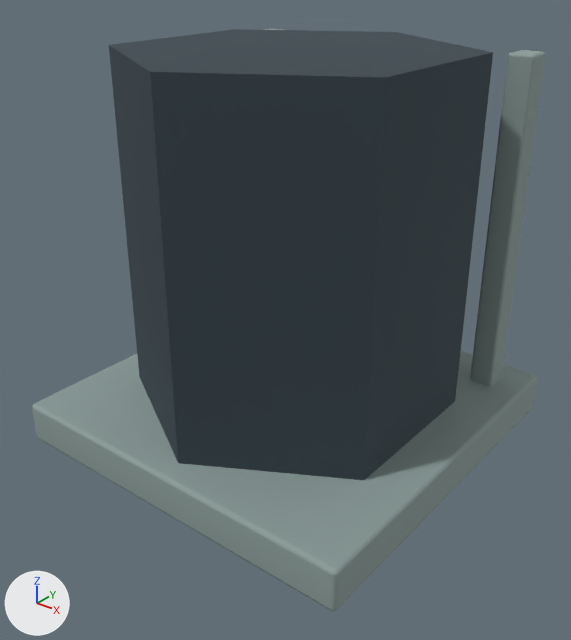
The glTF model godot/campaign/art/structures/receiver-base-0.glb: old version first, new version second.
Before and after are seen from a 50 mm lens placed at (1.137, -1.453, 1.209), pointed at (0.028, -0.067, 0.35). Every picture has the same lights, and +X, +Y and +Z are marked at lower left. The older version comes first. Where no turn or scale is listed for an object, it has been applied to the vertices. Vertices at exactly the same position are counted once.

Before the edit, the objects in view are built like this:
```python
me_cube = bpy.data.meshes.new('Cube')
me_cube.from_pydata(...)  # 168 vertices, 324 faces; spans x -0.49..0.49, y -0.49..0.49, z 0.0..0.97
me_cube.materials.append(mat_receiver_1)  # grey #91a3a0
me_cube_003 = bpy.data.meshes.new('Cube.003')
me_cube_003.from_pydata(...)  # 56 vertices, 108 faces; spans x -0.195..0.195, y 0.374..0.402, z 0.38..0.68
me_cube_003.materials.append(mat_receiver_2)  # dark blue #263c48
me_cube_004 = bpy.data.meshes.new('Cube.004')
me_cube_004.from_pydata(...)  # 56 vertices, 108 faces; spans x -0.145..0.145, y 0.398..0.416, z 0.43..0.63
me_cube_004.materials.append(mat_receiver_4)  # cyan #86b7be
me_cube_005 = bpy.data.meshes.new('Cube.005')
me_cube_005.from_pydata(...)  # 168 vertices, 324 faces; spans x -0.125..0.125, y 0.416..0.428, z 0.445..0.636
me_cube_005.materials.append(mat_receiver_3)  # orange #bf9766
me_cylinder = bpy.data.meshes.new('Cylinder')
me_cylinder.from_pydata(...)  # a 6-sided cylinder along z spanning x -0.372..0.372, y -0.43..0.43, z 0.015..0.985
me_cylinder.materials.append(mat_receiver_0)  # greyish blue #45535b
ob_receiver_0 = bpy.data.objects.new('receiver_0', me_cylinder)
ob_receiver_0.location = (0.0, 0.0, 0.0)
ob_receiver_1 = bpy.data.objects.new('receiver_1', me_cube)
ob_receiver_1.location = (0.0, 0.0, 0.0)
ob_receiver_2 = bpy.data.objects.new('receiver_2', me_cube_003)
ob_receiver_2.location = (0.0, 0.0, 0.0)
ob_receiver_3 = bpy.data.objects.new('receiver_3', me_cube_005)
ob_receiver_3.location = (0.0, 0.0, 0.0)
ob_receiver_4 = bpy.data.objects.new('receiver_4', me_cube_004)
ob_receiver_4.location = (0.0, 0.0, 0.0)
```
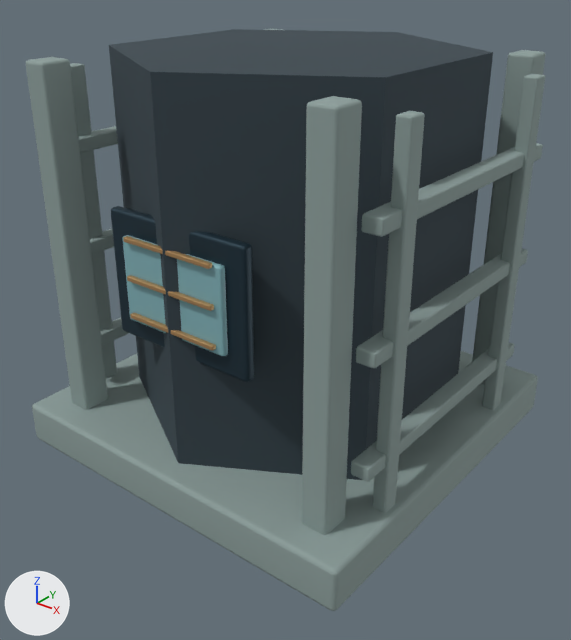
The edits, one by one:
me_cube is used by ob_receiver_1; location (0.0, 0.0, 0.0).
me_cube had 168 vertices, 324 faces and spanned x -0.49..0.49, y -0.49..0.49, z 0.0..0.97.
me_cube now has 840 vertices, 1620 faces and spans x -0.49..0.49, y -0.49..0.49, z 0.0..0.97.
me_cube part 1: the loose piece of 56 vertices spanning x -0.412..-0.347, y 0.342..0.418, z 0.03..0.97 is copied, and the copy is moved by (0.0, -0.76, 0.0); it spans x -0.412..-0.347, y -0.418..-0.343, z 0.03..0.97.
me_cube part 2: the loose piece of 56 vertices spanning x 0.347..0.412, y 0.342..0.418, z 0.03..0.97 is copied, and the copy is moved by (0.0, -0.76, 0.0); it spans x 0.347..0.412, y -0.418..-0.343, z 0.03..0.97.
me_cube part 3: 280 vertices added at x -0.47..-0.417, y -0.345..0.345, z 0.06..0.94.
me_cube part 4: 280 vertices added at x 0.417..0.47, y -0.345..0.345, z 0.06..0.94.
me_cube_003 is used by ob_receiver_2; location (0.0, 0.0, 0.0).
me_cube_003 had 56 vertices, 108 faces and spanned x -0.195..0.195, y 0.374..0.402, z 0.38..0.68.
me_cube_003 now has 112 vertices, 216 faces and spans x -0.195..0.195, y -0.402..0.402, z 0.38..0.68.
me_cube_003 part 5: the loose piece of 56 vertices spanning x -0.195..0.195, y 0.374..0.402, z 0.38..0.68 is copied, and the copy is moved by (0.0, -0.776, 0.0); it spans x -0.195..0.195, y -0.402..-0.374, z 0.38..0.68.
me_cube_004 is used by ob_receiver_4; location (0.0, 0.0, 0.0).
me_cube_004 had 56 vertices, 108 faces and spanned x -0.145..0.145, y 0.398..0.416, z 0.43..0.63.
me_cube_004 now has 112 vertices, 216 faces and spans x -0.145..0.145, y -0.416..0.416, z 0.43..0.63.
me_cube_004 part 6: the loose piece of 56 vertices spanning x -0.145..0.145, y 0.398..0.416, z 0.43..0.63 is copied, and the copy is moved by (0.0, -0.814, 0.0); it spans x -0.145..0.145, y -0.416..-0.398, z 0.43..0.63.
me_cube_005 is used by ob_receiver_3; location (0.0, 0.0, 0.0).
me_cube_005 had 168 vertices, 324 faces and spanned x -0.125..0.125, y 0.416..0.428, z 0.445..0.636.
me_cube_005 now has 336 vertices, 648 faces and spans x -0.125..0.125, y -0.428..0.428, z 0.444..0.636.
me_cube_005 part 7: the loose piece of 56 vertices spanning x -0.125..0.125, y 0.416..0.428, z 0.445..0.456 is copied, and the copy is moved by (0.0, -0.844, 0.0); it spans x -0.125..0.125, y -0.428..-0.416, z 0.444..0.455.
me_cube_005 part 8: the loose piece of 56 vertices spanning x -0.125..0.125, y 0.416..0.428, z 0.535..0.546 is copied, and the copy is moved by (0.0, -0.844, 0.0); it spans x -0.125..0.125, y -0.428..-0.416, z 0.535..0.546.
me_cube_005 part 9: the loose piece of 56 vertices spanning x -0.125..0.125, y 0.416..0.428, z 0.625..0.636 is copied, and the copy is moved by (0.0, -0.844, 0.0); it spans x -0.125..0.125, y -0.428..-0.416, z 0.624..0.636.

Boxes [x1, y1, x2, y2] around the edits, measured in the pictures (571 x 640 px):
'receiver_1', reshaped: before [32, 29, 545, 611]; after [26, 29, 545, 611]
'receiver_2', reshaped (not visible before): after [111, 206, 254, 382]
'receiver_4', reshaped (not visible before): after [122, 235, 228, 356]
'receiver_3', reshaped (not visible before): after [123, 236, 216, 351]
part 1 of me_cube, added: after [26, 57, 108, 410]
part 2 of me_cube, added: after [302, 96, 362, 535]
part 3 of me_cube, added: after [70, 63, 128, 378]
part 4 of me_cube, added: after [351, 74, 545, 513]
part 7 of me_cube_005, added (orange): after [130, 312, 216, 351]
part 8 of me_cube_005, added (orange): after [127, 275, 214, 311]
part 9 of me_cube_005, added (orange): after [123, 236, 212, 269]
